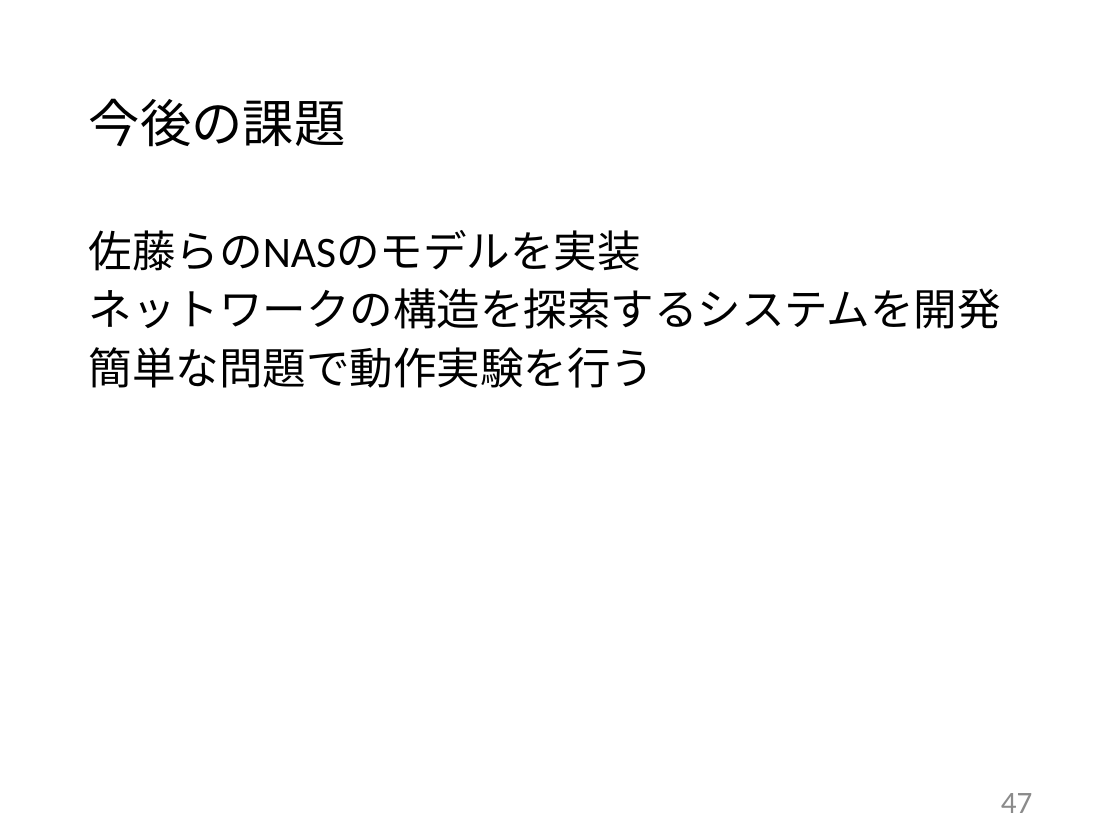
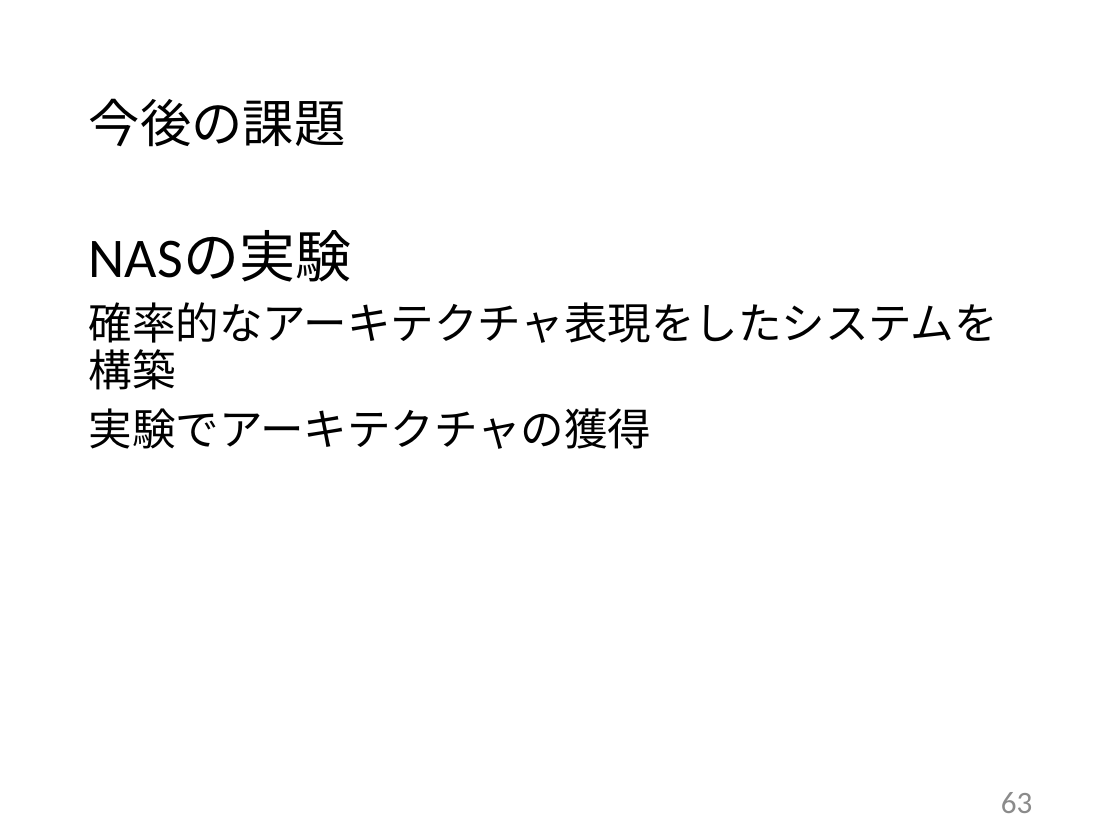
Before and after one commit to tatsuya-sugiyama/WeeklyReport, a slide deck: slide 63 of report/2020前期/2020_1st_sugiyama.pptx (slide 47 before the commit). Drawn at 1120x840 pixels with LibreOffice and Linux fonts; fonts in the diff are those of the drawing. Boxes give left, top, right and bottom in pixels: in the first picture for what was removed or moved away, otherwise in the second. Text is boxed around its words. In the diff, an @@ line names an element or a change of style, - is before the commit and + after.

```diff
--- a/report/2020前期/2020_1st_sugiyama.pptx
+++ b/report/2020前期/2020_1st_sugiyama.pptx
@@ text at (89,231,998,449): text changed @@
-佐藤らのNASのモデルを実装
-ネットワークの構造を探索するシステムを開発
-簡単な問題で動作実験を行う
+NASの実験
+確率的なアーキテクチャ表現をしたシステムを構築
+実験でアーキテクチャの獲得
@@ page number at (1001,792,1033,813): text changed @@
-47
+63
```
Also in this commit, not shown: 31 other slides changed, 17 slides added, 1 slide removed.
